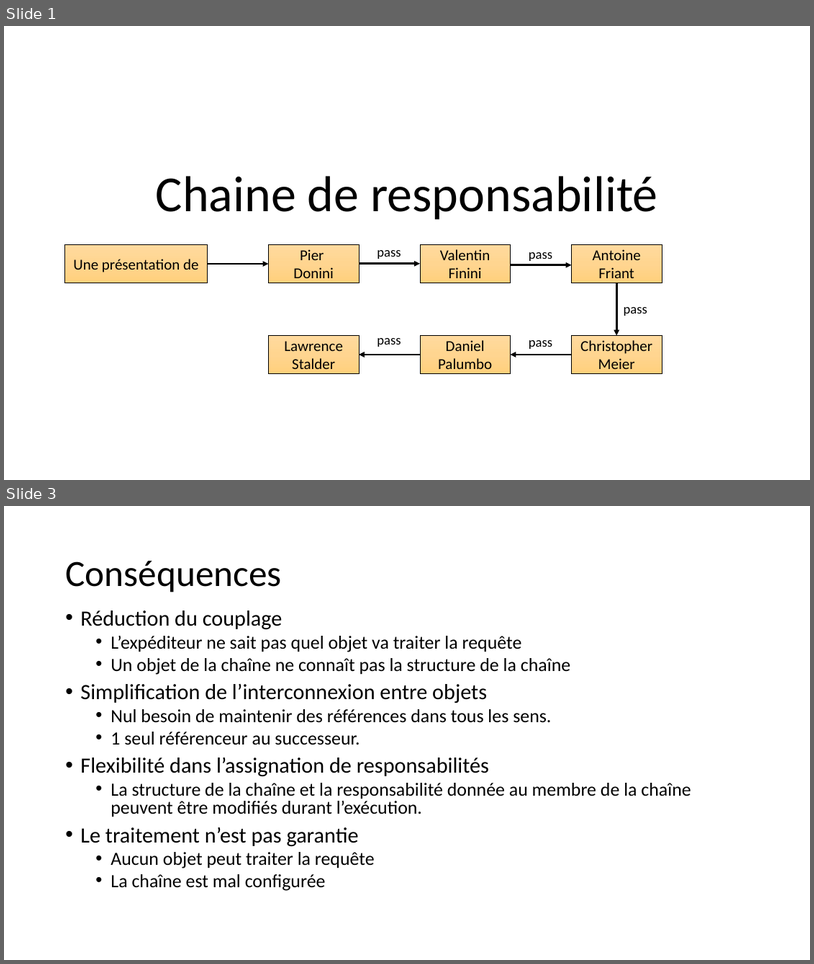
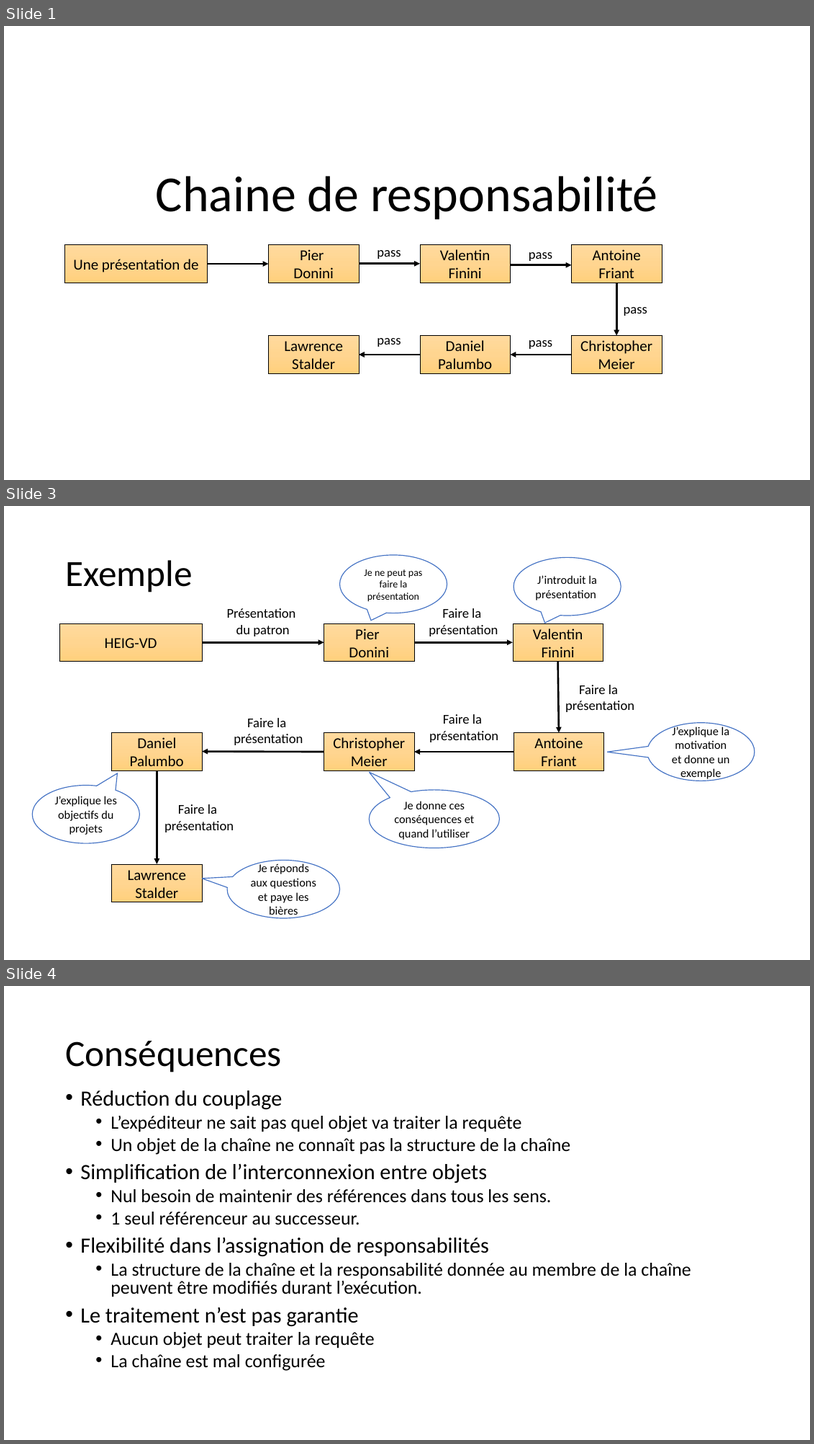
Before and after one commit to FontaineRiant/CoRe, a slide deck: presentation/chaine_responsabilite.pptx. Shown one above the other, each under a label of ours: slides 1 and 3 before the commit, slides 1, 3 and 4 after it; the slides between them are not shown. The pictures are 814x964 and 814x1444 pixels, drawn with LibreOffice and Linux fonts; fonts in the diff are those of the drawing. Boxes give left, top, right and bottom in pixels: in the first picture for what was removed or moved away, otherwise in the second. Text is boxed around its words. In the diff, an @@ line names an element or a change of style, - is before the commit and + after.

```diff
--- a/presentation/chaine_responsabilite.pptx
+++ b/presentation/chaine_responsabilite.pptx
@@ slide 3 added at (4,506,810,960), background #FFFFFF @@
@@ title added at (65,560,193,592), 44 pt, text #000000 @@
+Exemple
@@ speech bubble added at (340,555,447,613), fill #FFFFFF, outline #4472C4 1 pt, 12 pt, text #000000 @@
+Je ne peut pas faire la présentation
@@ speech bubble added at (514,557,621,615), fill #FFFFFF, outline #4472C4 1 pt, 14 pt, text #000000 @@
+J’introduit la présentation
@@ text added at (227,608,296,636), 16 pt, text #000000 @@
+Présentation
+du patron
@@ text added at (429,608,498,636), 16 pt, text #000000 @@
+Faire la
+présentation
@@ rectangle added at (59,623,203,662), fill gradient #FFDB9E to #FFD590 to #FFD07C, outline #000000 0.5 pt, 18 pt, text #000000 @@
+HEIG-VD
@@ rectangle added at (324,623,415,662), fill gradient #FFDB9E to #FFD590 to #FFD07C, outline #000000 0.5 pt, 18 pt, text #000000 @@
+Pier
+Donini
@@ rectangle added at (513,623,604,662), fill gradient #FFDB9E to #FFD590 to #FFD07C, outline #000000 0.5 pt, 18 pt, text #000000 @@
+Valentin Finini
@@ arrow added from (203, 642) to (324, 642), #000000 2.25 pt @@
@@ arrow added from (415, 642) to (513, 642), #000000 2.25 pt @@
@@ arrow added from (558, 662) to (559, 732), #000000 2.25 pt @@
@@ text added at (566,685,635,712), 16 pt, text #000000 @@
+Faire la
+présentation
@@ text added at (234,718,303,745), 16 pt, text #000000 @@
+Faire la
+présentation
@@ text added at (430,714,499,742), 16 pt, text #000000 @@
+Faire la
+présentation
@@ rectangle added at (112,732,203,770), fill gradient #FFDB9E to #FFD590 to #FFD07C, outline #000000 0.5 pt, 18 pt, text #000000 @@
+Daniel Palumbo
@@ rectangle added at (324,732,415,770), fill gradient #FFDB9E to #FFD590 to #FFD07C, outline #000000 0.5 pt, 18 pt, text #000000 @@
+Christopher Meier
@@ rectangle added at (514,732,604,770), fill gradient #FFDB9E to #FFD590 to #FFD07C, outline #000000 0.5 pt, 18 pt, text #000000 @@
+Antoine Friant
@@ speech bubble added at (648,723,755,780), fill #FFFFFF, outline #4472C4 1 pt, 14 pt, text #000000 @@
+J’explique la motivation et donne un exemple
@@ arrow added from (324, 752) to (203, 751), #000000 2.25 pt @@
@@ arrow added from (514, 752) to (415, 752), #000000 2.25 pt @@
@@ speech bubble added at (32,785,139,843), fill #FFFFFF, outline #4472C4 1 pt, 14 pt, text #000000 @@
+J’explique les objectifs du projets
@@ arrow added from (157, 770) to (157, 864), #000000 2.25 pt @@
@@ text added at (165,804,234,832), 16 pt, text #000000 @@
+Faire la
+présentation
@@ speech bubble added at (369,790,500,848), fill #FFFFFF, outline #4472C4 1 pt, 14 pt, text #000000 @@
+Je donne ces conséquences et quand l’utiliser
@@ rectangle added at (112,864,203,902), fill gradient #FFDB9E to #FFD590 to #FFD07C, outline #000000 0.5 pt, 18 pt, text #000000 @@
+Lawrence Stalder
@@ speech bubble added at (227,860,340,918), fill #FFFFFF, outline #4472C4 1 pt, 14 pt, text #000000 @@
+Je réponds aux questions et paye les bières
@@ what was slide 3 is now slide 4 @@
```
Also in this commit, not shown: 1 slide changed.
